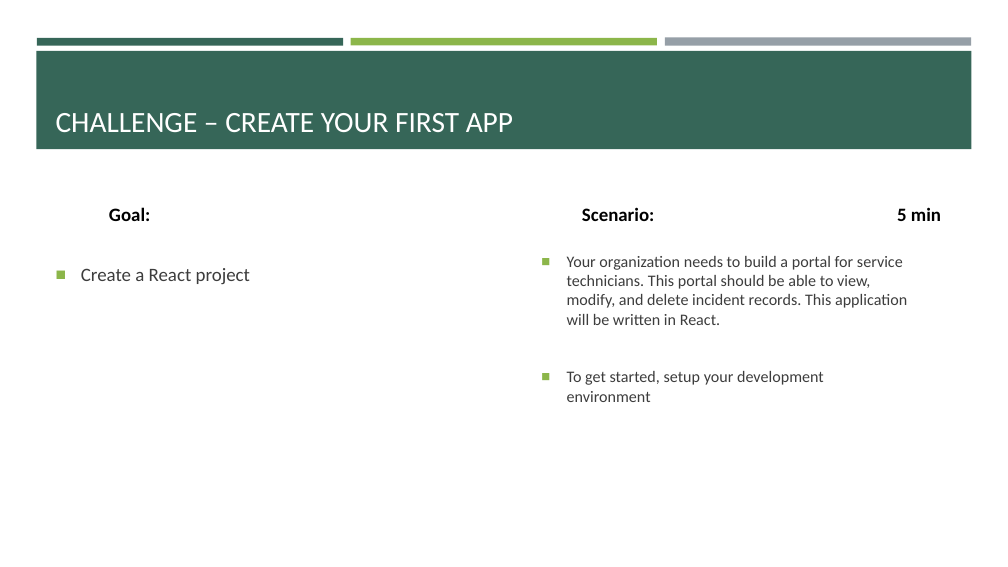
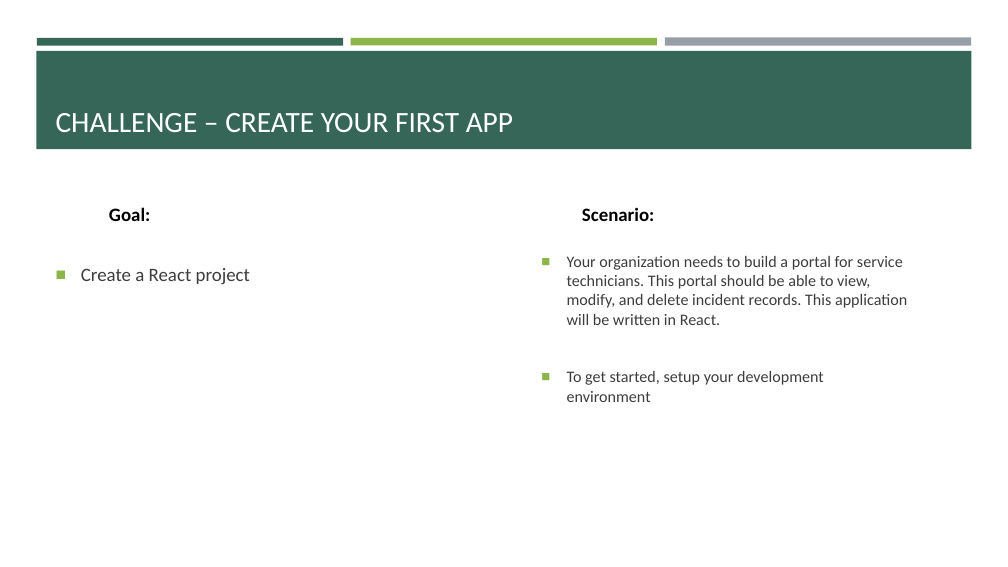
Before and after one commit to e-m-wilson/SNOW, a slide deck: slide 5 of Week_2/React.pptx. Drawn at 1008x567 pixels with LibreOffice and Linux fonts; fonts in the diff are those of the drawing. Boxes give left, top, right and bottom in pixels: in the first picture for what was removed or moved away, otherwise in the second. Text is boxed around its words. In the diff, an @@ line names an element or a change of style, - is before the commit and + after.

```diff
--- a/Week_2/React.pptx
+++ b/Week_2/React.pptx
@@ text at (582, 207, 654, 221): text changed @@
-Scenario: 5 min
+Scenario:
```
Also in this commit, not shown: 8 other slides changed, 10 slides added, 2 other files.
